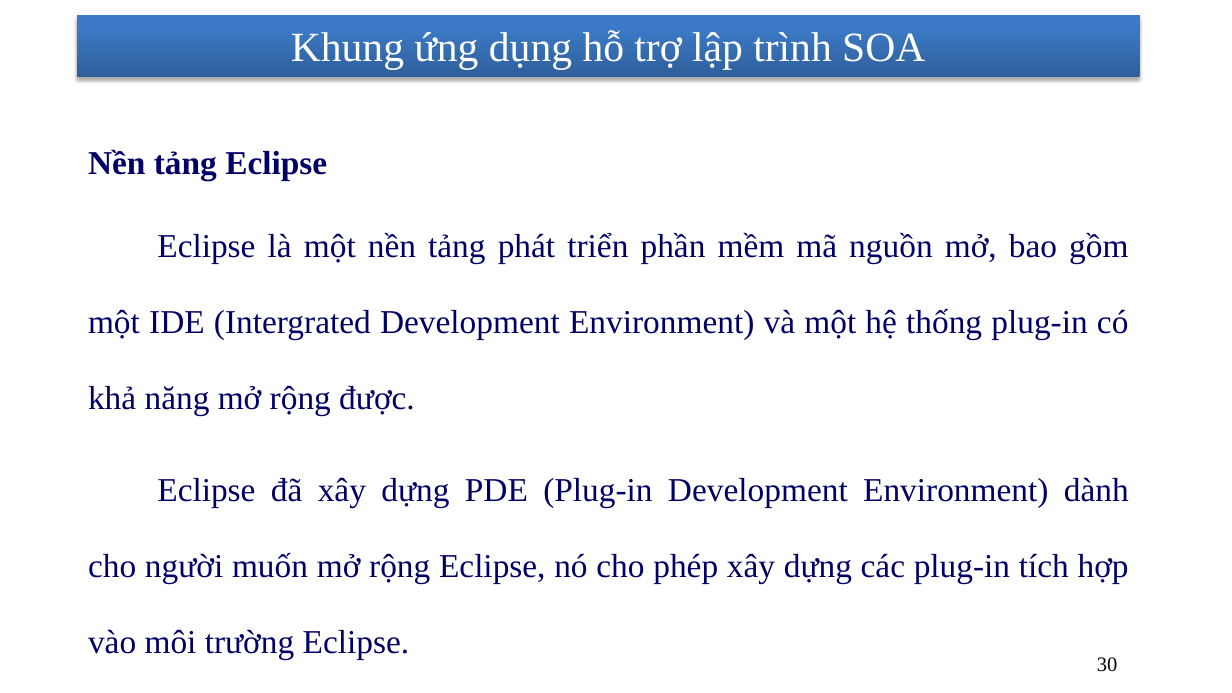
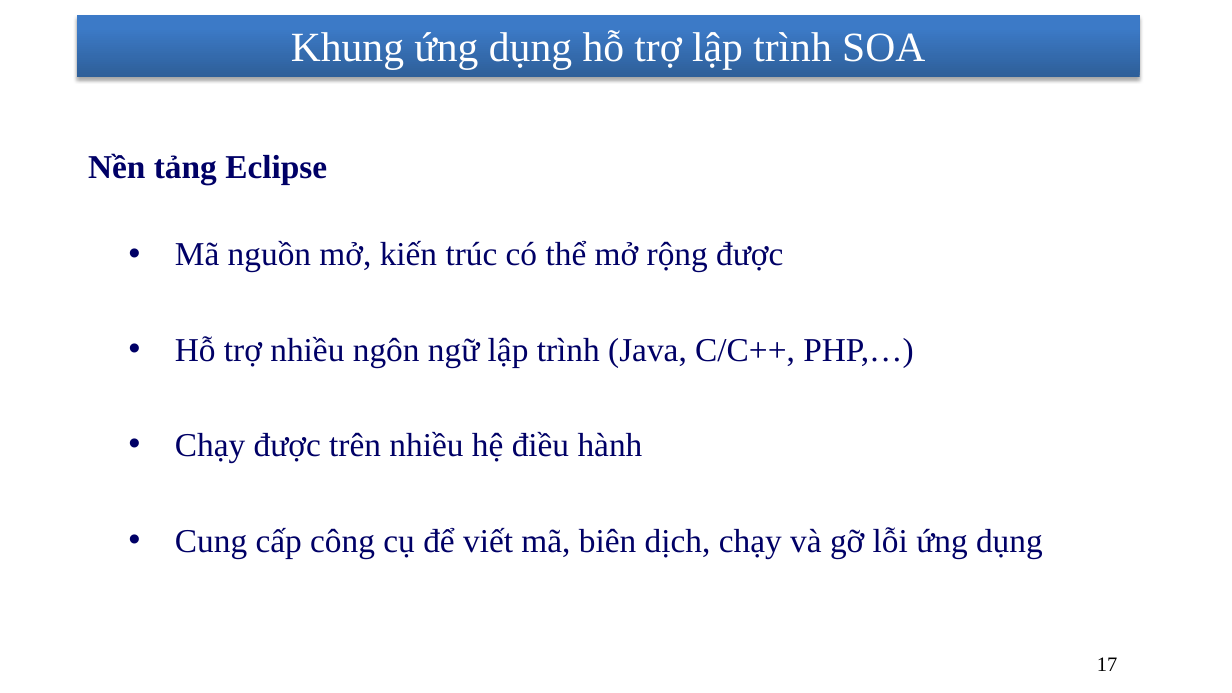
Before and after one commit to nhanhnt/LUANVAN, a slide deck: slide 17 of WORD/luanvan_nhanhnt_ver7.pptx (slide 30 before the commit). Drawn at 1232x693 pixels with LibreOffice and Linux fonts; fonts in the diff are those of the drawing; background and template pictures are left out. Boxes give left, top, right and bottom in pixels: in the first picture for what was removed or moved away, otherwise in the second. Text is boxed around its words. In the diff, an @@ line names an element or a change of style, - is before the commit and + after.

```diff
--- a/WORD/luanvan_nhanhnt_ver7.pptx
+++ b/WORD/luanvan_nhanhnt_ver7.pptx
@@ text at [88, 153, 327, 184]: line spacing 1.9 to 2 @@
@@ text at [175, 241, 1043, 558]: text changed @@
-    Eclipse là một nền tảng phát triển phần mềm mã nguồn mở, bao gồm một IDE (Intergrated Development Environment) và một hệ thống plug-in có khả năng mở rộng được.
-    Eclipse đã xây dựng PDE (Plug-in Development Environment) dành cho người muốn mở rộng Eclipse, nó cho phép xây dựng các plug-in tích hợp vào môi trường Eclipse.
+    • Mã nguồn mở, kiến trúc có thể mở rộng được
+    • Hỗ trợ nhiều ngôn ngữ lập trình (Java, C/C++, PHP,…)
+    • Chạy được trên nhiều hệ điều hành
+    • Cung cấp công cụ để viết mã, biên dịch, chạy và gỡ lỗi ứng dụng
@@ page number at [1097, 657, 1117, 671]: text changed @@
-30
+17
```
Also in this commit, not shown: 5 other slides changed, 14 slides removed.
